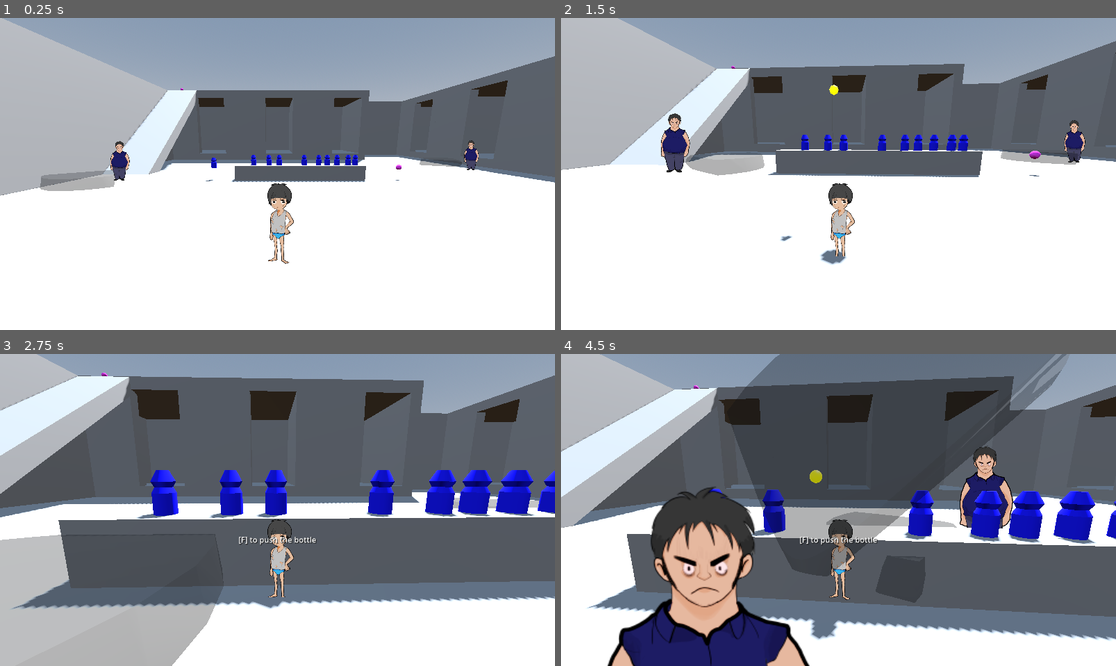
Above: before the commit, frames 1-4 (two rows, left to right).
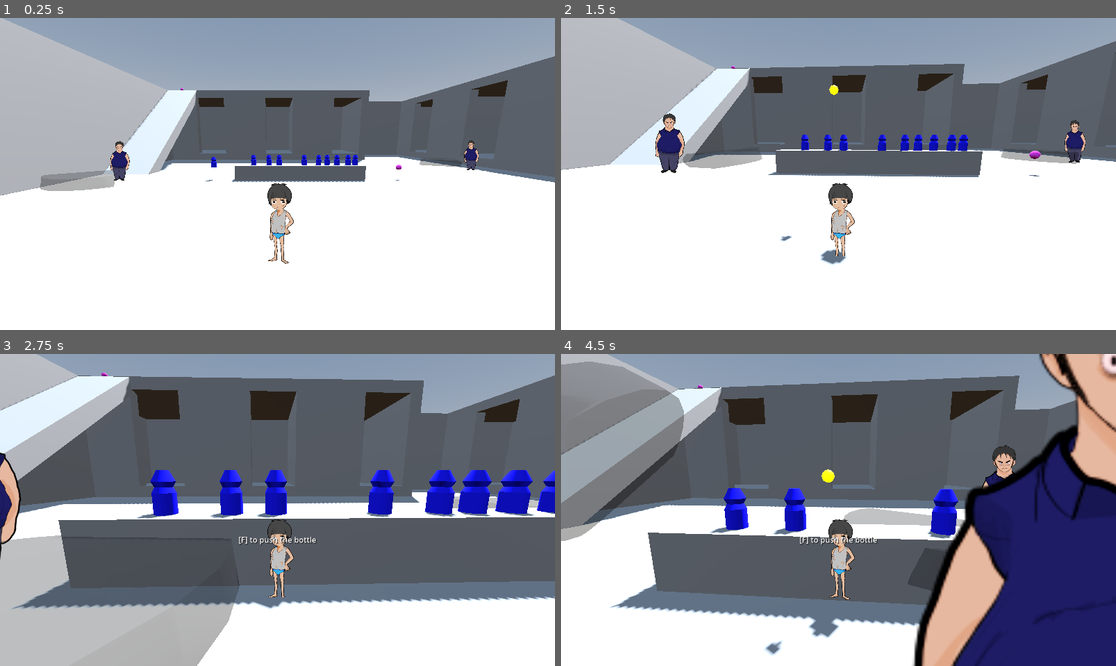
Above: after the commit, the same moments.

Repository: BetterBlood/Smoker_Guy
Game: Godot game, scene res://scenes/Tests/world_prototype.tscn
The game is run twice, just before and just after one commit, with the same random seed, the same clock (stepped at 60 frames per second) and the same inputs. This scene is started directly instead of the project's main scene.
Inputs (mouse positions are in pixels of both pictures, inside the frame that each line leads up to):
- Up to frame 1 (0.25 s): no input
- Up to frame 2 (1.5 s): tap Enter (ui_accept) at 0.5 s; move the mouse to (866, 174) at 0.52 s; hold F (Interact) 0.53-1.28 s; hold W (move_forward) from 0.53 s (still down); tap Space (jump) at 0.77 s; move the mouse to (810, 174) at 1.27 s; click (810, 174) at 1.35 s
- Up to frame 3 (2.75 s): keep holding W (move_forward); tap Space (jump) at 1.52 s; move the mouse to (288, 503) at 2.02 s; hold F (Interact) from 2.03 s (still down)
- Up to frame 4 (4.5 s): keep holding W (move_forward); move the mouse to (832, 516) at 2.77 s; release F (Interact) at 2.78 s; click (832, 516) at 2.85 s; tap Space (jump) at 3.02, 3.77 s; move the mouse to (877, 513) at 3.52 s; hold F (Interact) 3.53-4.28 s; move the mouse to (794, 506) at 4.27 s; click (794, 506) at 4.35 s

The runs differ from the first frame. In frame 1, less than 0.1% of the frame differs, in the area x 36-65%, y 43-53%; in frame 2, 1.0%; in frame 3, 1.9%; in frame 4, 72%, in the area x 0-100%, y 0-100%.

Commit message:
Bottle update

Diff:
--- a/scenes/Interactions/bottle.tscn
+++ b/scenes/Interactions/bottle.tscn
@@ -47,28 +47,28 @@
 script = ExtResource("1_wro1k")
 
 [node name="InteractionsDetector" parent="." instance=ExtResource("2_stslh")]
-transform = Transform3D(1, 0, 0, 0, 1, 0, 0, 0, 1, 0, 0.277825, 0)
+transform = Transform3D(1, 0, 0, 0, 1, 0, 0, 0, 1, 0, -0.0869864, 0)
 
 [node name="CollisionShape3D" type="CollisionShape3D" parent="InteractionsDetector"]
 shape = SubResource("SphereShape3D_ynr57")
 
 [node name="MeshInstance3D" type="MeshInstance3D" parent="."]
-transform = Transform3D(1, 0, 0, 0, 1, 0, 0, 0, 1, 0, 0.707847, 0)
+transform = Transform3D(1, 0, 0, 0, 1, 0, 0, 0, 1, 0, 0.343036, 0)
 mesh = SubResource("CylinderMesh_eunq1")
 skeleton = NodePath("")
 
 [node name="MeshInstance3D4" type="MeshInstance3D" parent="."]
-transform = Transform3D(1, 0, 0, 0, 1, 0, 0, 0, 1, 0, 0.557847, 0)
+transform = Transform3D(1, 0, 0, 0, 1, 0, 0, 0, 1, 0, 0.193036, 0)
 mesh = SubResource("CylinderMesh_8tnfq")
 skeleton = NodePath("")
 
 [node name="MeshInstance3D2" type="MeshInstance3D" parent="."]
-transform = Transform3D(1, 0, 0, 0, 1, 0, 0, 0, 1, 0, 0.457847, 0)
+transform = Transform3D(1, 0, 0, 0, 1, 0, 0, 0, 1, 0, 0.0930356, 0)
 mesh = SubResource("CylinderMesh_iamnd")
 skeleton = NodePath("../MeshInstance3D")
 
 [node name="MeshInstance3D3" type="MeshInstance3D" parent="."]
-transform = Transform3D(1, 0, 0, 0, 1, 0, 0, 0, 1, 0, 0.207847, 0)
+transform = Transform3D(1, 0, 0, 0, 1, 0, 0, 0, 1, 0, -0.156964, 0)
 mesh = SubResource("CylinderMesh_qi1vk")
 skeleton = NodePath("../MeshInstance3D2")
 
@@ -76,14 +76,14 @@
 wait_time = 3.0
 
 [node name="Area3D" type="Area3D" parent="."]
-transform = Transform3D(1, 0, 0, 0, 1, 0, 0, 0, 1, 0, 0.277825, 0)
+transform = Transform3D(1, 0, 0, 0, 1, 0, 0, 0, 1, 0, -0.0869864, 0)
 
 [node name="CollisionShape3D" type="CollisionShape3D" parent="Area3D"]
 transform = Transform3D(1, 0, 0, 0, 1, 0, 0, 0, 1, 0, 0.124066, 0)
 shape = SubResource("CylinderShape3D_1kqai")
 
 [node name="Shape" type="CollisionShape3D" parent="."]
-transform = Transform3D(1, 0, 0, 0, 1, 0, 0, 0, 1, 0, 0.40305, 0)
+transform = Transform3D(1, 0, 0, 0, 1, 0, 0, 0, 1, 0, 0.0382386, 0)
 shape = SubResource("CylinderShape3D_3ff2j")
 
 [connection signal="timeout" from="DeleteTime" to="." method="_on_delete_time_timeout"]
--- a/scenes/Tests/world_prototype.tscn
+++ b/scenes/Tests/world_prototype.tscn
@@ -168,41 +168,41 @@
 transform = Transform3D(1, 0, 0, 0, 1, 0, 0, 0, 1, -17.2401, 1.55153, 8.73017)
 
 [node name="Bottle" parent="." node_paths=PackedStringArray("player") instance=ExtResource("8_123fh")]
-transform = Transform3D(1, 0, 0, 0, 1, 0, 0, 0, 1, 17.8449, 1.83239, -0.0035243)
+transform = Transform3D(1, 0, 0, 0, 1, 0, 0, 0, 1, 17.8449, 2.2377, -0.0035243)
 player = NodePath("../Player")
 
 [node name="Bottle2" parent="." node_paths=PackedStringArray("player") instance=ExtResource("8_123fh")]
-transform = Transform3D(1, 0, 0, 0, 1, 0, 0, 0, 1, 17.2864, 1.83239, -0.0035243)
+transform = Transform3D(1, 0, 0, 0, 1, 0, 0, 0, 1, 17.2864, 2.2377, -0.0035243)
 player = NodePath("../Player")
 
 [node name="Bottle3" parent="." node_paths=PackedStringArray("player") instance=ExtResource("8_123fh")]
-transform = Transform3D(1, 0, 0, 0, 1, 0, 0, 0, 1, 16.4203, 1.83239, -0.0035243)
+transform = Transform3D(1, 0, 0, 0, 1, 0, 0, 0, 1, 16.4203, 2.2377, -0.0035243)
 player = NodePath("../Player")
 
 [node name="Bottle4" parent="." node_paths=PackedStringArray("player") instance=ExtResource("8_123fh")]
-transform = Transform3D(1, 0, 0, 0, 1, 0, 0, 0, 1, 15.6549, 1.83239, -0.0035243)
+transform = Transform3D(1, 0, 0, 0, 1, 0, 0, 0, 1, 15.6549, 2.2377, -0.0035243)
 player = NodePath("../Player")
 
 [node name="Bottle5" parent="." node_paths=PackedStringArray("player") instance=ExtResource("8_123fh")]
-transform = Transform3D(1, 0, 0, 0, 1, 0, 0, 0, 1, 14.994, 1.83239, -0.0035243)
+transform = Transform3D(1, 0, 0, 0, 1, 0, 0, 0, 1, 14.994, 2.2377, -0.0035243)
 player = NodePath("../Player")
 
 [node name="Bottle6" parent="." node_paths=PackedStringArray("player") instance=ExtResource("8_123fh")]
-transform = Transform3D(1, 0, 0, 0, 1, 0, 0, 0, 1, 13.8643, 1.83239, -0.0035243)
+transform = Transform3D(1, 0, 0, 0, 1, 0, 0, 0, 1, 13.8643, 2.2377, -0.0035243)
 player = NodePath("../Player")
 
 [node name="Bottle7" parent="." node_paths=PackedStringArray("player") instance=ExtResource("8_123fh")]
-transform = Transform3D(1, 0, 0, 0, 1, 0, 0, 0, 1, 11.9131, 1.83239, -0.0035243)
+transform = Transform3D(1, 0, 0, 0, 1, 0, 0, 0, 1, 11.9131, 2.2377, -0.0035243)
 player = NodePath("../Player")
 
 [node name="Bottle8" parent="." node_paths=PackedStringArray("player") instance=ExtResource("8_123fh")]
-transform = Transform3D(1, 0, 0, 0, 1, 0, 0, 0, 1, 11.1029, 1.83239, -0.0035243)
+transform = Transform3D(1, 0, 0, 0, 1, 0, 0, 0, 1, 11.1029, 2.2377, -0.0035243)
 player = NodePath("../Player")
 
 [node name="Bottle9" parent="." node_paths=PackedStringArray("player") instance=ExtResource("8_123fh")]
-transform = Transform3D(1, 0, 0, 0, 1, 0, 0, 0, 1, 9.90921, 1.83239, -0.0035243)
+transform = Transform3D(1, 0, 0, 0, 1, 0, 0, 0, 1, 9.90921, 2.2377, -0.0035243)
 player = NodePath("../Player")
 
 [node name="Bottle10" parent="." node_paths=PackedStringArray("player") instance=ExtResource("8_123fh")]
-transform = Transform3D(1, 0, 0, 0, 1, 0, 0, 0, 1, 6.79057, 1.83239, -0.0035243)
-player = NodePath("../Player")
+transform = Transform3D(1, 0, 0, 0, 1, 0, 0, 0, 1, 6.79057, 2.2377, -0.0035243)
+player = NodePath("../Player")
